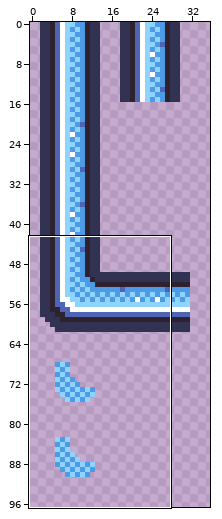
Two states of a pixel-art file, docs/assets/images/water-tubes.aseprite. The first picture is a wide view before the edit; the outline marks the close-up.
Close-up. The starting point:
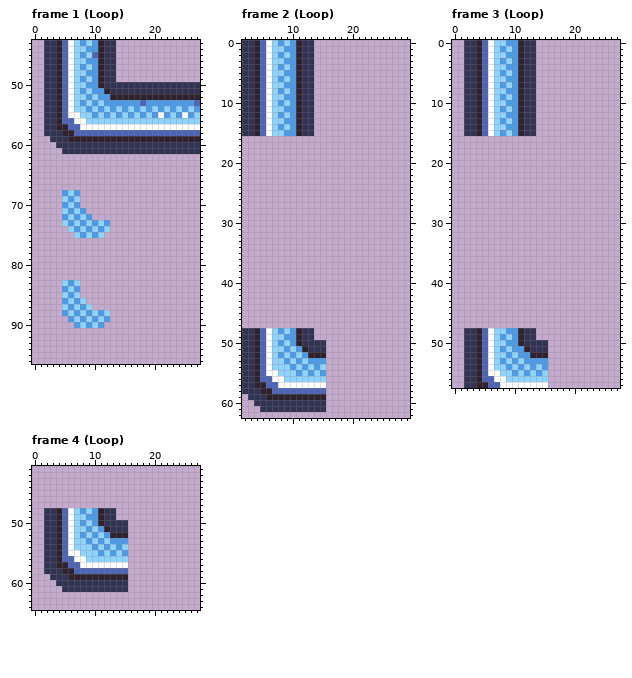
256x256 pixels, 16 frames. Shown: frame 1 (Loop): x 0..27, y 43..96; frame 2 (Loop): x 2..29, y 0..62; frame 3 (Loop): x 0..27, y 0..57; frame 4 (Loop): x 0..27, y 41..64. The wide view leaves out empty margins. The commit also changed other frames or places, which this record leaves out.
Once edited:
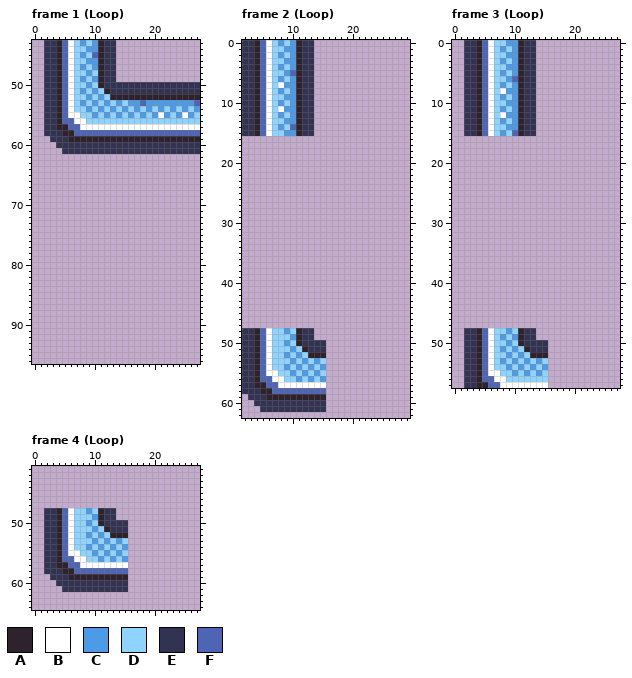
Palette (. is transparent): A #2e222f  B #ffffff  C #4d9be6  D #8fd3ff  E #323353  F #4d65b4
Edits made:
Frame 1 (Loop), layers "corner", "corner-highlights":
y 48: x 10 C -> D
y 50: x 10 C -> D
y 51: x 11 C -> D
y 52: x 12 C -> D
y 53: x 13 C -> D; x 15 C -> D
y 68: x 5..7 CDC -> ...
y 69: x 5..7 DCD -> ...
y 70: x 5..7 CDC -> ...
y 71: x 5..8 DCDC -> ....
y 72: x 5..9 CDCDC -> .....
y 73: x 5..12 DCDCDCDC -> ........
y 74: x 6..12 DCDCDCD -> .......
y 75: x 7..11 DCDCD -> .....
y 83: x 5..7 DCD -> ...
y 84: x 5..7 CDC -> ...
y 85: x 5..7 DCD -> ...
y 86: x 5..8 CDCD -> ....
y 87: x 5..9 DCDCD -> .....
y 88: x 5..12 CDCDCDCD -> ........
y 89: x 6..12 CDCDCDC -> .......
y 90: x 7..11 CDCDC -> .....
Frame 2 (Loop), layers "corner", "corner-highlights":
y 5: x 10 C -> F
y 7: x 8 D -> B
y 11: x 8 D -> B
y 14: x 10 C -> F
y 48: x 8..10 CDC -> DCD
y 49: x 9 C -> D
y 50: x 8..10 CDC -> DCD
y 51: x 9..11 CDC -> DCD
y 52: x 8..12 CDCDC -> DCDCD
y 53: x 9..13 CDCDC -> DCDCD; x 15 C -> D
y 54: x 9..15 DCDCDCD -> CDCDCDC
y 55: x 10..15 DCDCDC -> CDCDCD
y 56: x 11 D -> C; x 13 D -> C; x 15 D -> C
Frame 3 (Loop), layers "corner", "corner-highlights":
y 6: x 10 C -> F
y 8: x 8 D -> B
y 12: x 8 D -> B
y 15: x 10 C -> F
y 48: x 10 C -> D
y 50: x 10 C -> D
y 51: x 11 C -> D
y 52: x 12 C -> D
y 53: x 13 C -> D; x 15 C -> D
Frame 4 (Loop), layer "corner":
y 48: x 8..10 CDC -> DCD
y 49: x 9 C -> D
y 50: x 8..10 CDC -> DCD
y 51: x 9..11 CDC -> DCD
y 52: x 8..12 CDCDC -> DCDCD
y 53: x 9..13 CDCDC -> DCDCD; x 15 C -> D
y 54: x 9..15 DCDCDCD -> CDCDCDC
y 55: x 10..15 DCDCDC -> CDCDCD
y 56: x 11 D -> C; x 13 D -> C; x 15 D -> C
